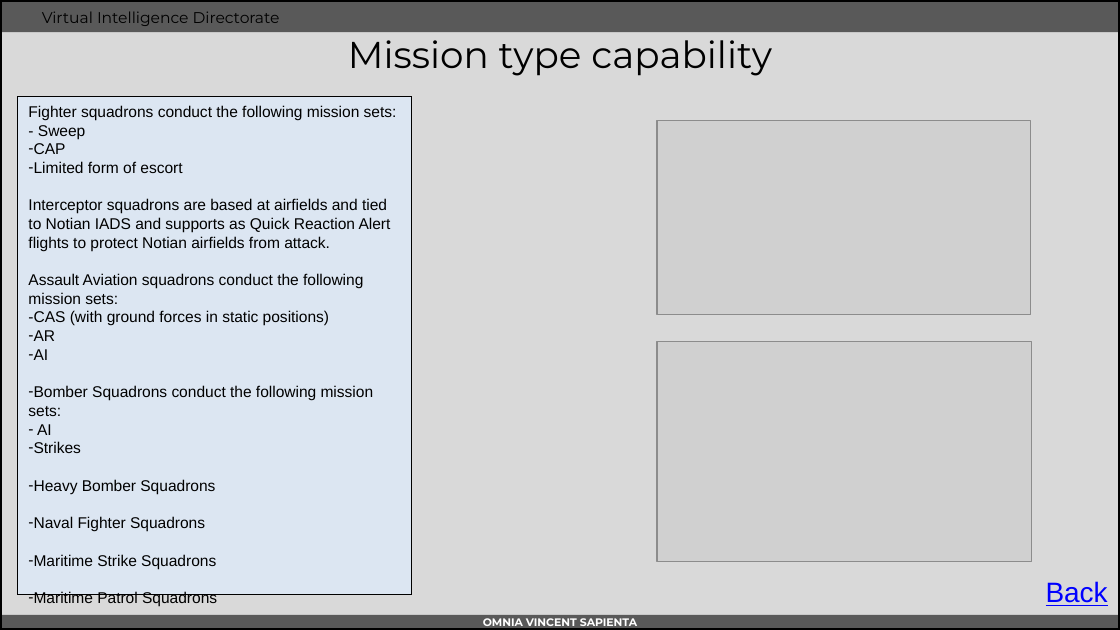
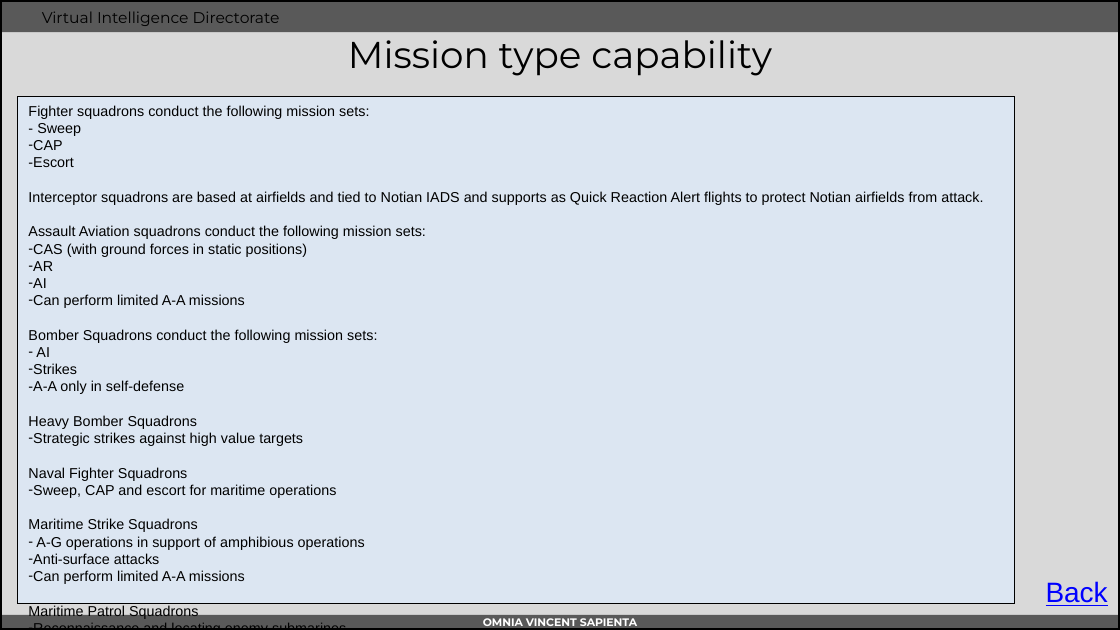
Before and after one commit to 132nd-vWing/OPAT-background, a slide deck: slide 13 of INTEL/VID/WIP/INTREP VID OPAC-001 - Enemy Air Assets in Notia and Kambiland.pptx (slide 14 before the commit). Drawn at 1120x630 pixels with LibreOffice and Linux fonts; fonts in the diff are those of the drawing; grey boxes stand for pictures; background and template pictures are left out. Boxes give left, top, right and bottom in pixels: in the first picture for what was removed or moved away, otherwise in the second. Text is boxed around its words. In the diff, an @@ line names an element or a change of style, - is before the commit and + after.

Commit message:
chg: Updates to TGT list (added responsibilities to more targets for Neck, Varzat, Jonde and Lefty)

```diff
--- a/INTEL/VID/WIP/INTREP VID OPAC-001 - Enemy Air Assets in Notia and Kambiland.pptx
+++ b/INTEL/VID/WIP/INTREP VID OPAC-001 - Enemy Air Assets in Notia and Kambiland.pptx
@@ text in rectangle at <box>18,96,1016,604</box>: paragraph added @@
+– Reconnaissance and locating enemy submarines
@@ rectangle "Fighter squadrons conduct the following ...": place and size @@
-rectangle "Fighter squadrons conduct the following ..." at <box>18,96,412,595</box>
+rectangle "Fighter squadrons conduct the following ..." at <box>18,96,1016,604</box>
@@ text in rectangle at <box>28,105,983,532</box>: size 10 to 9.2 pt in "Fighter squadrons conduct the following mission sets:", "- Sweep", "CAP", "Interceptor squadrons are based at airfields and ..." and 11 more places; bullet - to none @@
@@ picture removed at <box>657,121,1030,315</box> @@
@@ text in rectangle at <box>28,157,73,167</box>: text changed; size 10 to 9.2 pt @@
-– Limited form of escort
+– Escort
@@ text in rectangle at <box>28,294,245,308</box>: paragraph added @@
+– Can perform limited A-A missions
@@ picture removed at <box>657,342,1033,562</box> @@
@@ text in rectangle at <box>28,380,184,394</box>: paragraph added @@
+– A-A only in self-defense
@@ text in rectangle at <box>28,432,303,446</box>: paragraph added @@
+– Strategic strikes against high value targets
@@ text in rectangle at <box>28,484,336,498</box>: paragraph added @@
+– Sweep, CAP and escort for maritime operations
@@ text in rectangle at <box>28,536,365,584</box>: paragraphs added @@
+– A-G operations in support of amphibious operations
+– Anti-surface attacks
+– Can perform limited A-A missions
```
Also in this commit, not shown: 6 other slides changed, 1 slide removed, 10 other files.
